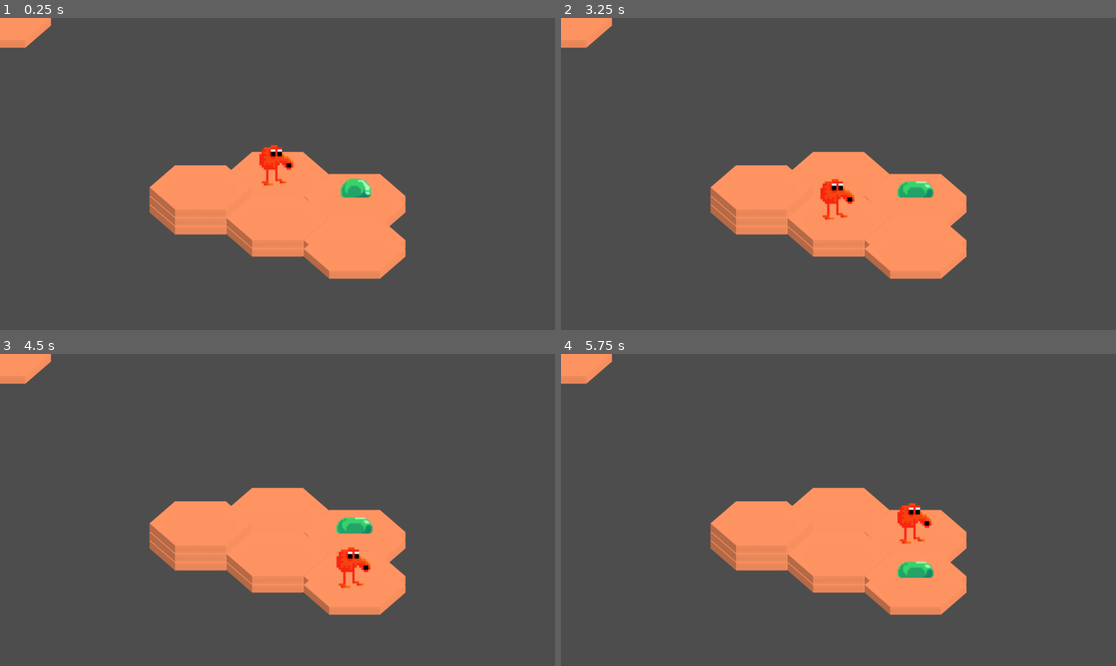
Above: before the commit, frames 1-4 (two rows, left to right).
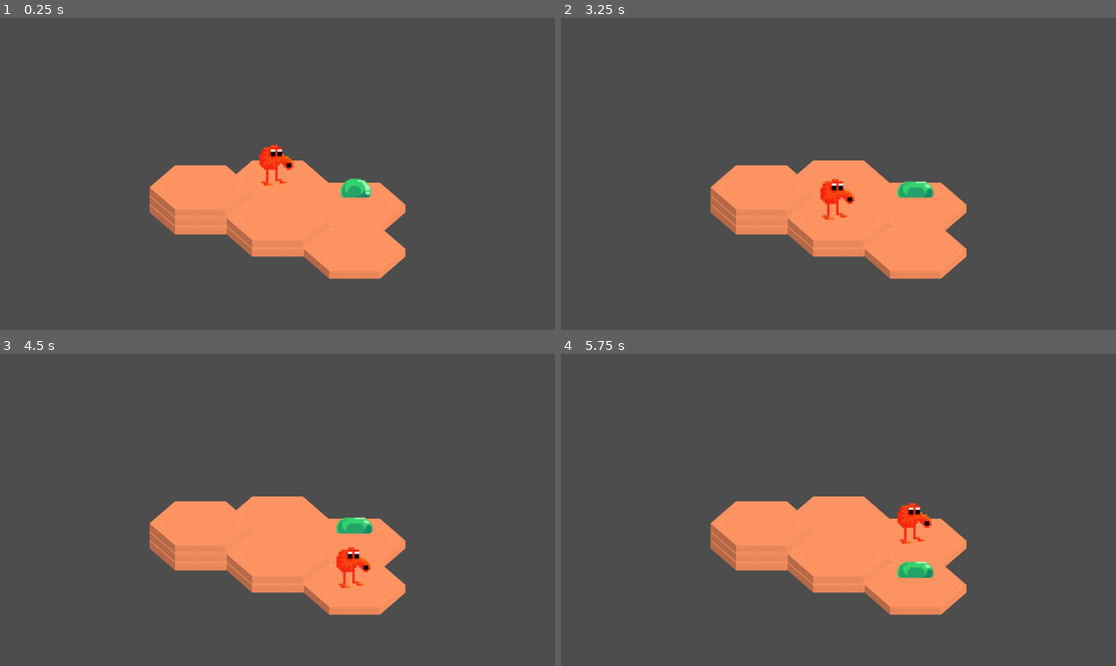
Above: after the commit, the same moments.

Repository: JayAiJoe/SlimeScaper
Game: Godot game, scene res://Scenes/map2d.tscn
Two runs of this game, one before a commit and one after it. Both use one fixed random seed, a clock stepped at 60 frames per second and the inputs below.
Inputs:
- Up to frame 1 (0.25 s): no input
- Up to frame 2 (3.25 s): hold Right (ui_right) 0.53-1.28 s; tap W (move_N) at 0.6 s; hold Down (ui_down) 1.28-2.03 s; tap E (move_NE) at 1.35 s; tap Enter at 2 s; hold Right (ui_right) 2.03-2.78 s; tap Q (move_NW) at 2.1 s; hold Up (ui_up) from 2.78 s (still down); tap S (move_S) at 2.85 s
- Up to frame 3 (4.5 s): release Up (ui_up) at 3.53 s; hold Left (ui_left) from 3.53 s (still down); tap D (move_SE) at 3.6 s; tap A (move_SW) at 4.35 s
- Up to frame 4 (5.75 s): release Left (ui_left) at 5.03 s; hold Down (ui_down) from 5.03 s (still down); tap W (move_N) at 5.1 s

The runs differ from the first frame. In frame 1, 1.6% of the frame differs, in the area x 0-74%, y 0-74%; in frame 2, 1.7%; in frame 3, 1.7%; in frame 4, 1.6%.

Commit message:
a to A

Diff:
--- a/Scenes/player.tscn
+++ b/Scenes/player.tscn
@@ -1,7 +1,7 @@
 [gd_scene load_steps=3 format=3 uid="uid://btl1r0jhgh3no"]
 
 [ext_resource type="Script" path="res://Scenes/player.gd" id="1_68wnd"]
-[ext_resource type="Texture2D" uid="uid://166sg58v701e" path="res://assets/player.png" id="1_f75sj"]
+[ext_resource type="Texture2D" uid="uid://166sg58v701e" path="res://Assets/player.png" id="1_f75sj"]
 
 [node name="Player" type="Node2D"]
 script = ExtResource("1_68wnd")
--- a/Scenes/tile_2d.tscn
+++ b/Scenes/tile_2d.tscn
@@ -1,10 +1,6 @@
-[gd_scene load_steps=3 format=3 uid="uid://bsm07fu0icwjc"]
+[gd_scene load_steps=2 format=3 uid="uid://bsm07fu0icwjc"]
 
 [ext_resource type="Script" path="res://Scenes/tile_2d.gd" id="1_40qjr"]
-[ext_resource type="Texture2D" uid="uid://bp0aklr57hnd6" path="res://assets/sample_tiles/dirt_E.png" id="1_dqskk"]
 
-[node name="Tile2d" type="Sprite2D"]
-texture = ExtResource("1_dqskk")
-offset = Vector2(0, -103)
-region_rect = Rect2(149.74, 313.3, 212.081, 107.766)
+[node name="Tile2d" type="Node2D"]
 script = ExtResource("1_40qjr")
Not shown, changed: Assets/hex_grass.jpeg.import
Not shown, changed: Assets/hexagon.png.import
Not shown, changed: Assets/player.png.import
Not shown: 1 places in Scenes/map2d.tscn that only renumber resources
Not shown, removed: addons/hexgrid/HexMap.gd
Not shown, removed: addons/hexgrid/HexMap.png.import
Not shown, removed: addons/hexgrid/Piece.gd
Not shown, removed: addons/hexgrid/Piece.png.import
Not shown, removed: addons/hexgrid/Tile.gd
Not shown, removed: addons/hexgrid/Tile.png.import
Not shown, changed: assets/sample_tiles/building_cabin_E.png.import
Not shown, changed: assets/sample_tiles/building_castle_E.png.import
(and 10 more such lines)
